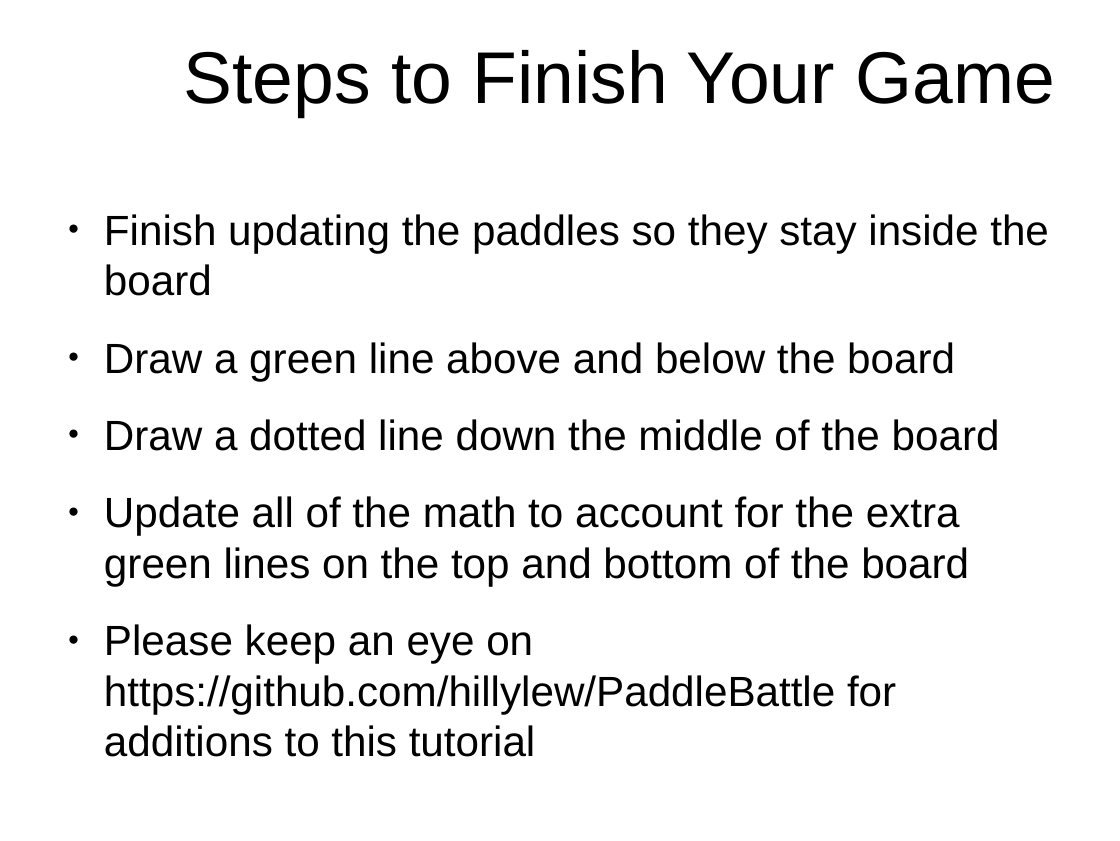
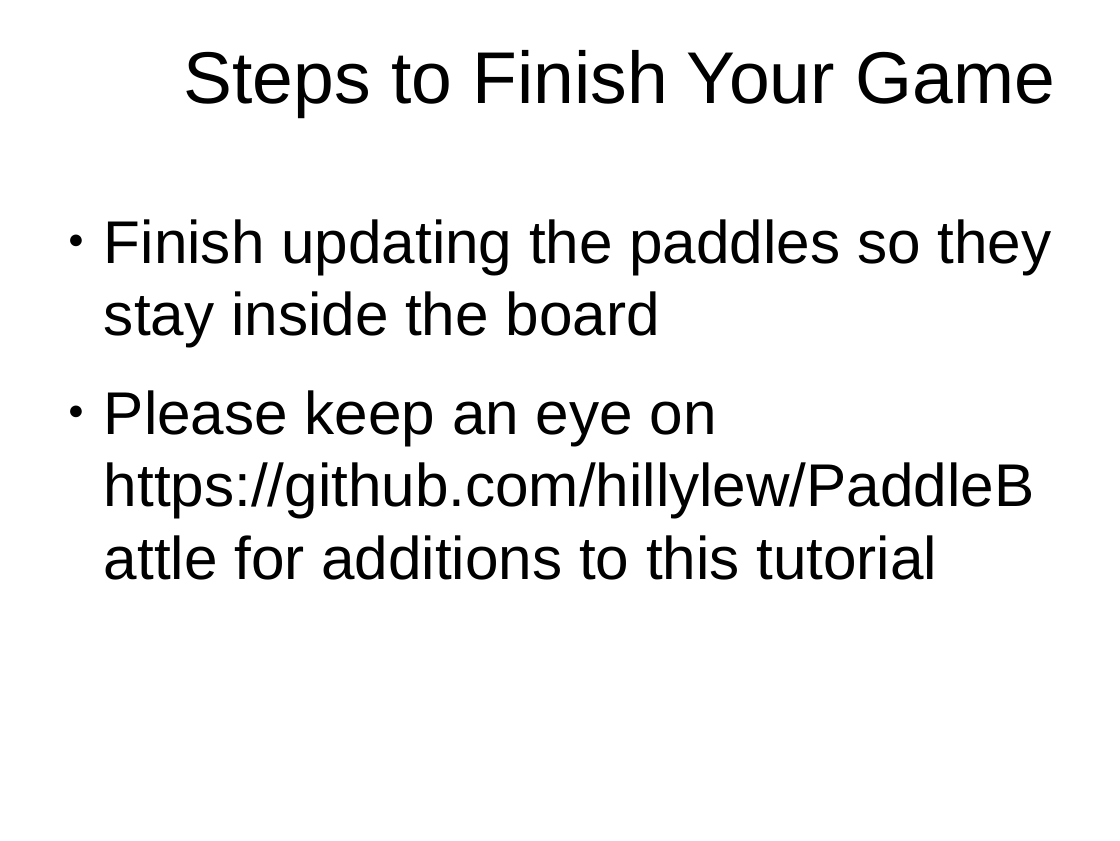
Before and after one commit to hillylew/PaddleBattle, a slide deck: slide 30 of PaddleBattle - Explorathon.odp. Drawn at 1120x841 pixels with LibreOffice and Linux fonts; fonts in the diff are those of the drawing; background and template pictures are left out. Boxes give left, top, right and bottom in pixels: in the first picture for what was removed or moved away, otherwise in the second. Text is boxed around its words. In the diff, an @@ line names an element or a change of style, - is before the commit and + after.

Commit message:
Updates to the lesson to decrease the difficulty of typing, and allow the class to complete more of the game by the end of the lesson

```diff
--- a/PaddleBattle - Explorathon.odp
+++ b/PaddleBattle - Explorathon.odp
@@ text "Finish updating the paddles so ..." at <box>104,219,1051,580</box>: size 29.9 to 42.7 pt @@
@@ text at <box>104,342,1000,586</box>: paragraphs removed @@
-● Draw a green line above and below the board
-● Draw a dotted line down the middle of the board
-● Update all of the math to account for the extra green lines on the top and bottom of the board
```
Also in this commit, not shown: 17 other slides changed, 2 other files.
